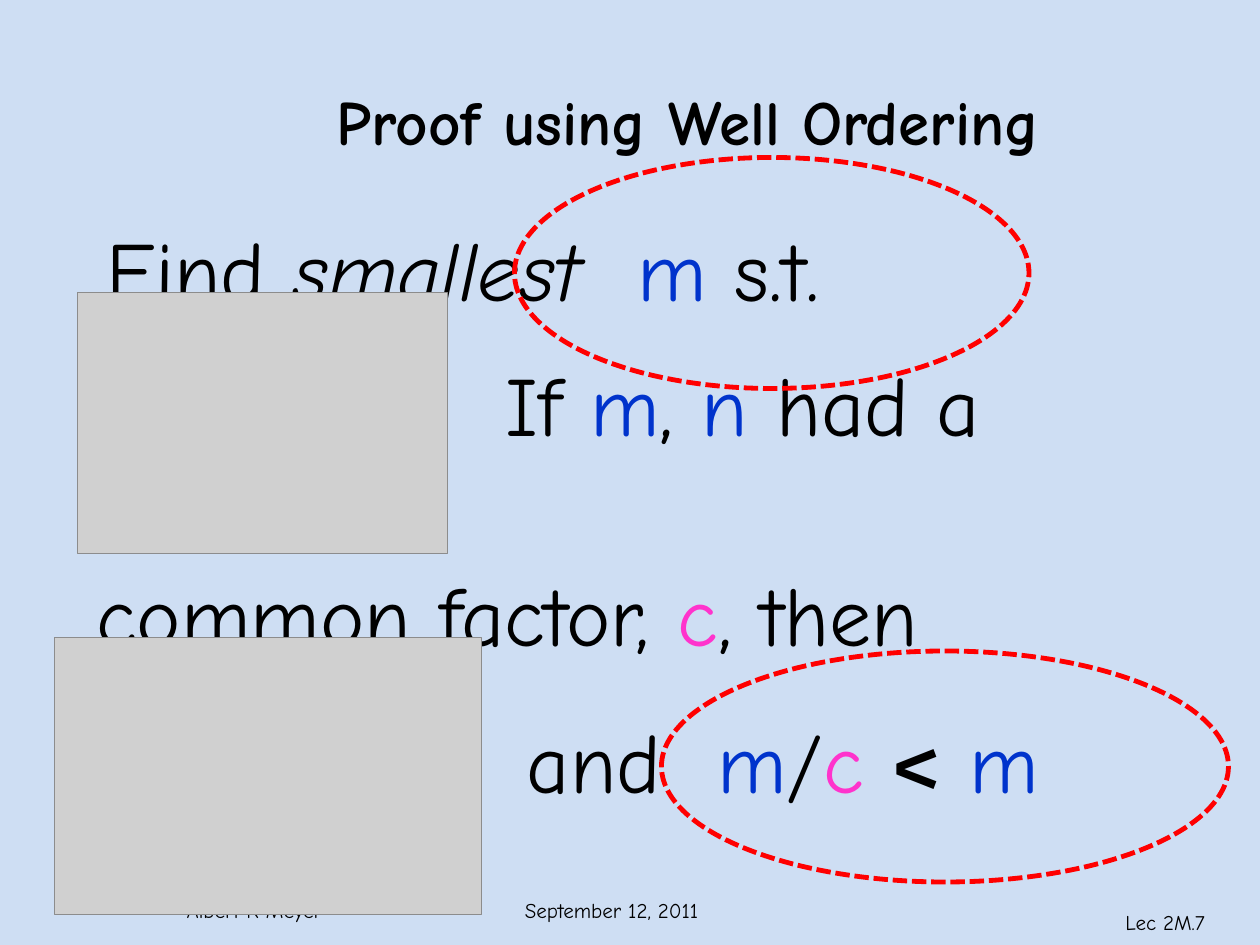
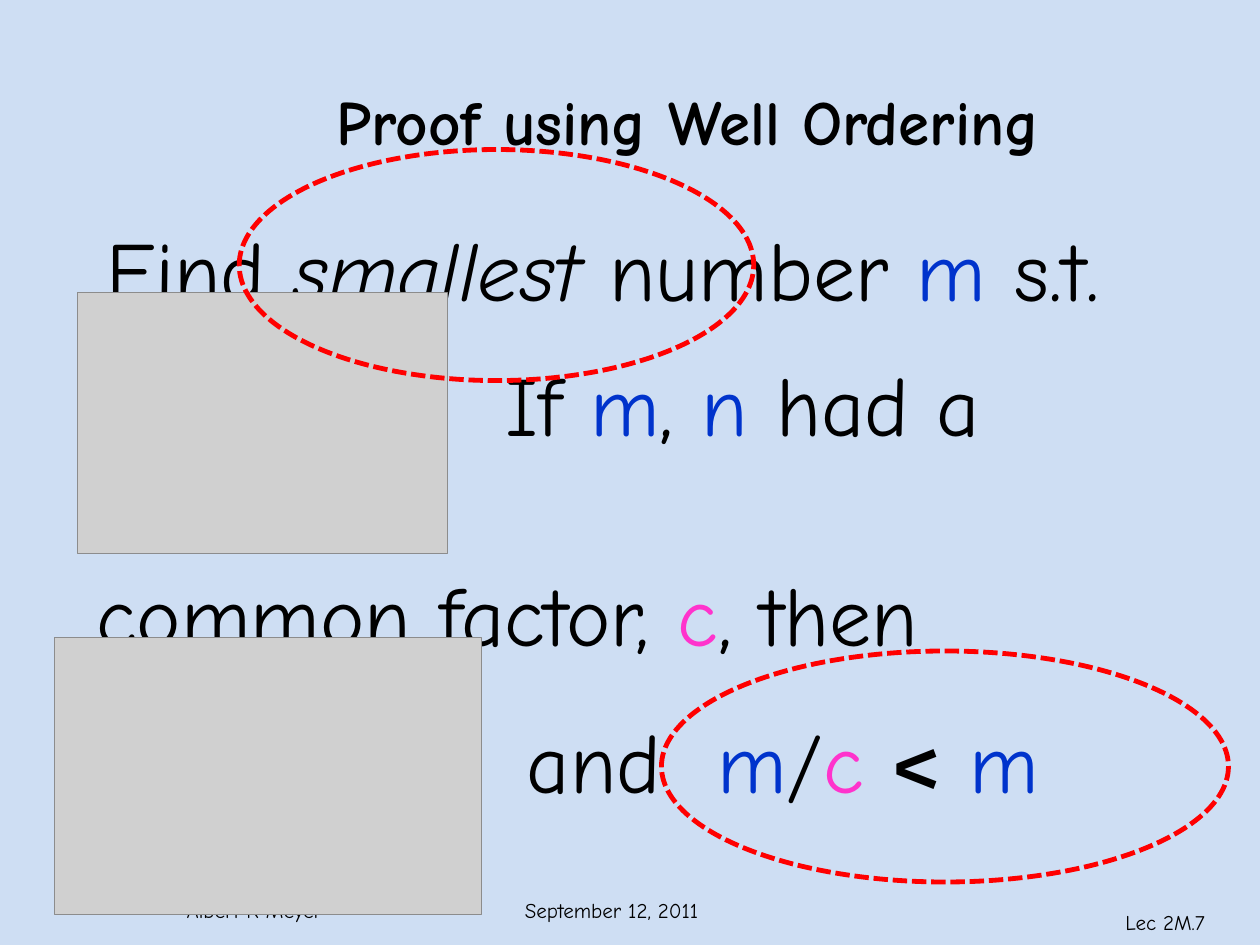
Before and after one commit to armeyer/mcs_web, a slide deck: slide 7 of fall11/slidesF11/slides2m.pptx. Drawn at 1260x945 pixels with LibreOffice and Linux fonts; fonts in the diff are those of the drawing; grey boxes stand for pictures; background and template pictures are left out. Boxes give left, top, right and bottom in pixels: in the first picture for what was removed or moved away, otherwise in the second. Text is boxed around its words. In the diff, an @@ line names an element or a change of style, - is before the commit and + after.

Commit message:
slides2m tweak

```diff
--- a/fall11/slidesF11/slides2m.pptx
+++ b/fall11/slidesF11/slides2m.pptx
@@ ellipse: place and size @@
-ellipse at (514,158,1028,388)
+ellipse at (239,150,753,381)
@@ text at (107,228,1099,327): text changed @@
-Find smallest m s.t.
+Find smallest number m s.t.
```
Also in this commit, not shown: 1 other slide changed.
